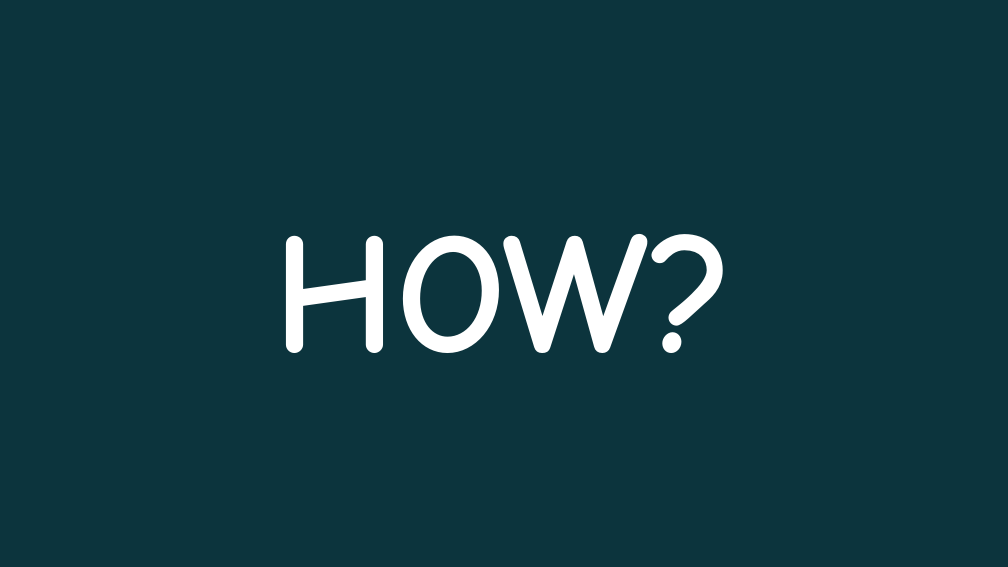
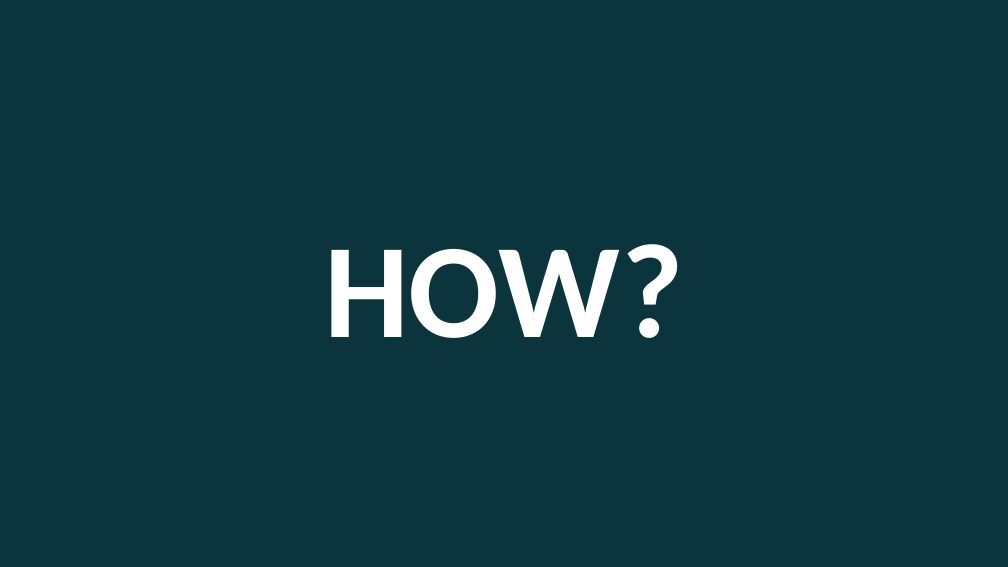
Before and after one commit to Elsamarsantos/PharmaFriend, a slide deck: slide 8 of PharmaFriend.pptx. Drawn at 1008x567 pixels with LibreOffice and Linux fonts; fonts in the diff are those of the drawing; background and template pictures are left out. Boxes give left, top, right and bottom in pixels: in the first picture for what was removed or moved away, otherwise in the second. Text is boxed around its words. In the diff, an @@ line names an element or a change of style, - is before the commit and + after.

```diff
--- a/PharmaFriend.pptx
+++ b/PharmaFriend.pptx
@@ title "HOW?" at box(0, 0, 1008, 566): size 123 to 96 pt, font Comic Neue to Calibri @@
```
Also in this commit, not shown: 13 other slides changed, 1 slide removed, 2 other files.
